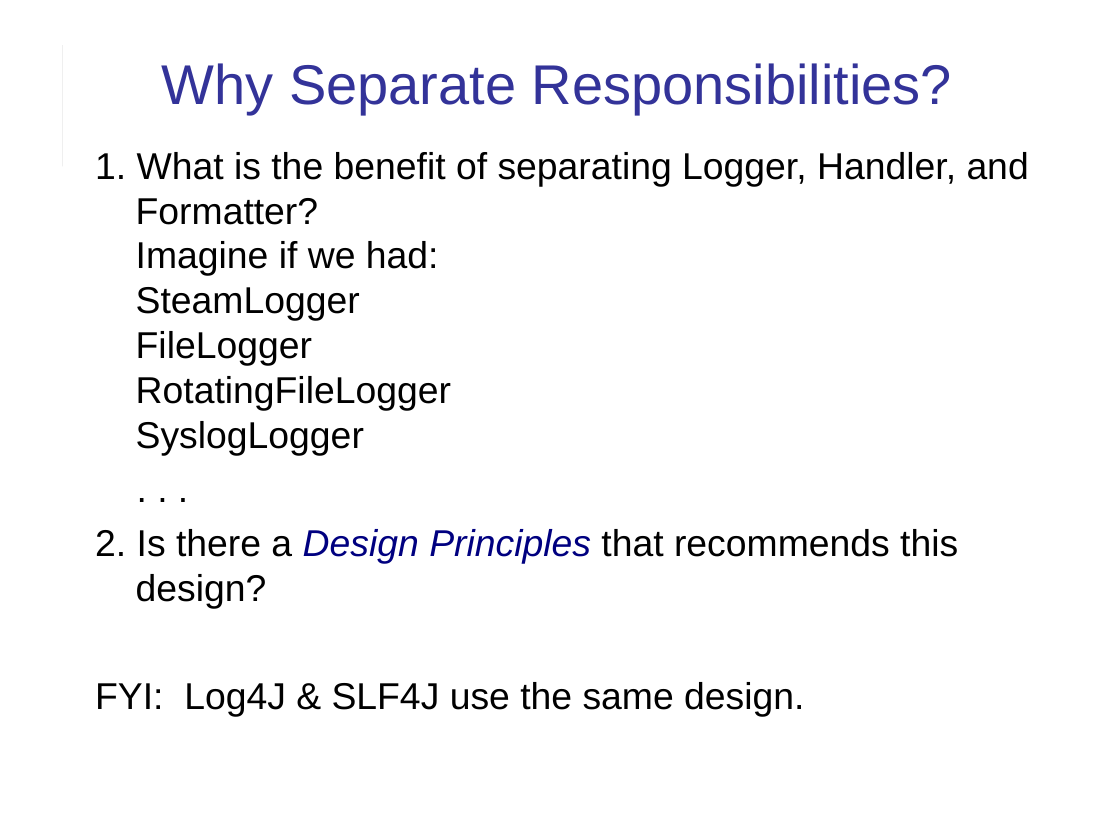
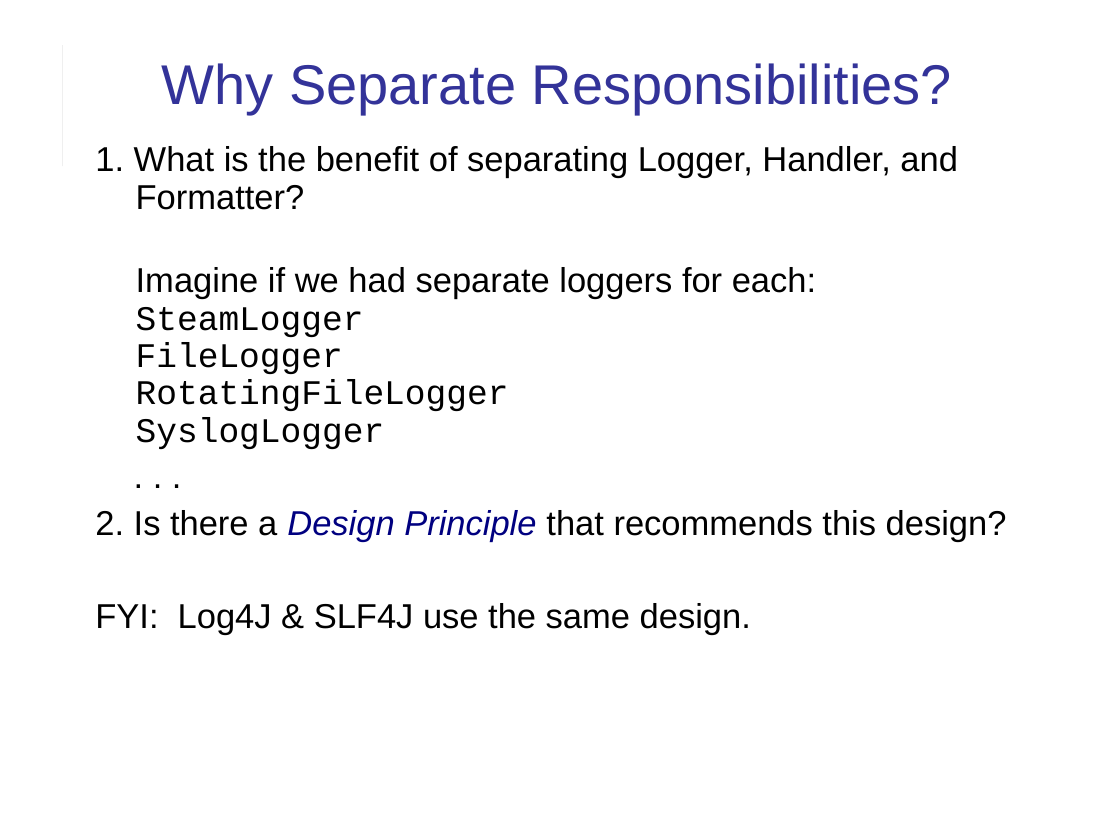
Before and after one commit to cpske/ISP, a slide deck: slide 27 of logging/Logging.ppt. Drawn at 1120x840 pixels with LibreOffice and Linux fonts; fonts in the diff are those of the drawing. Boxes give left, top, right and bottom in pixels: in the first picture for what was removed or moved away, otherwise in the second. Text is boxed around its words. In the diff, an @@ line names an element or a change of style, - is before the commit and + after.

```diff
--- a/logging/Logging.ppt
+++ b/logging/Logging.ppt
@@ text at [95, 146, 958, 449]: text changed; size 24 to 22.2 pt @@
-1. What is the benefit of separating Logger, Handler, and Formatter?
-Imagine if we had:
-SteamLogger
-FileLogger
-RotatingFileLogger
-SyslogLogger
+1. What is the benefit of separating Logger, Handler, and Formatter?
+Imagine if we had separate loggers for each:
+SteamLogger
+FileLogger
+RotatingFileLogger
+SyslogLogger
@@ text at [95, 510, 1007, 542]: text changed; size 24 to 22.2 pt @@
-2. Is there a Design Principles that recommends this design?
+2. Is there a Design Principle that recommends this design?
@@ text at [95, 603, 751, 635]: size 24 to 22.2 pt in ". . .", "FYI: Log4J & SLF4J use the same ..."; line spacing 1 to 0.9 @@
```
Also in this commit, not shown: 7 other slides changed, 1 slide removed, 3 other files.
